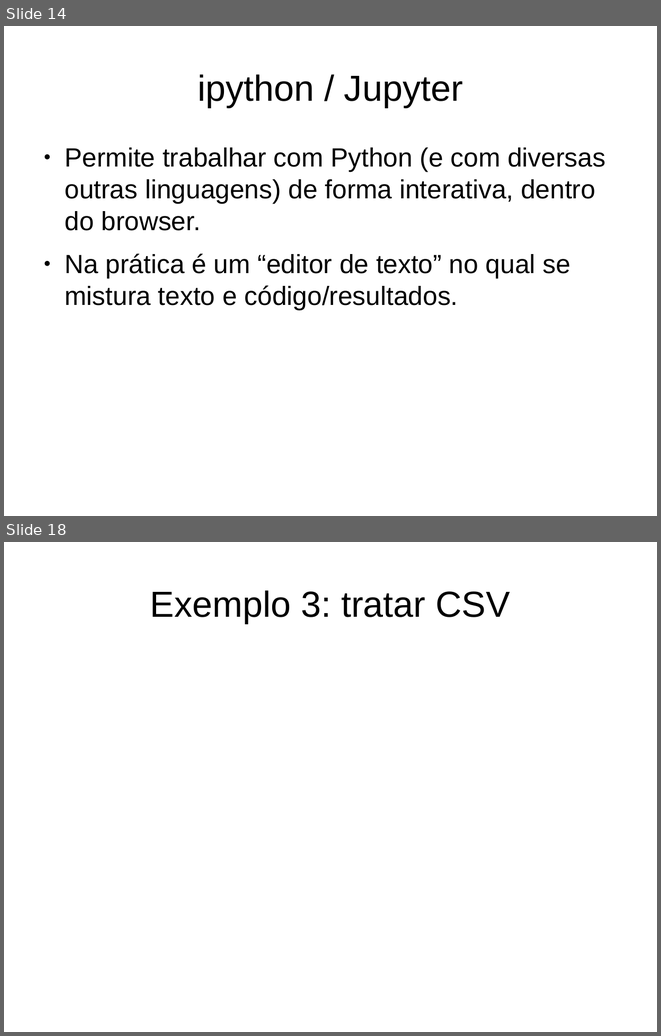
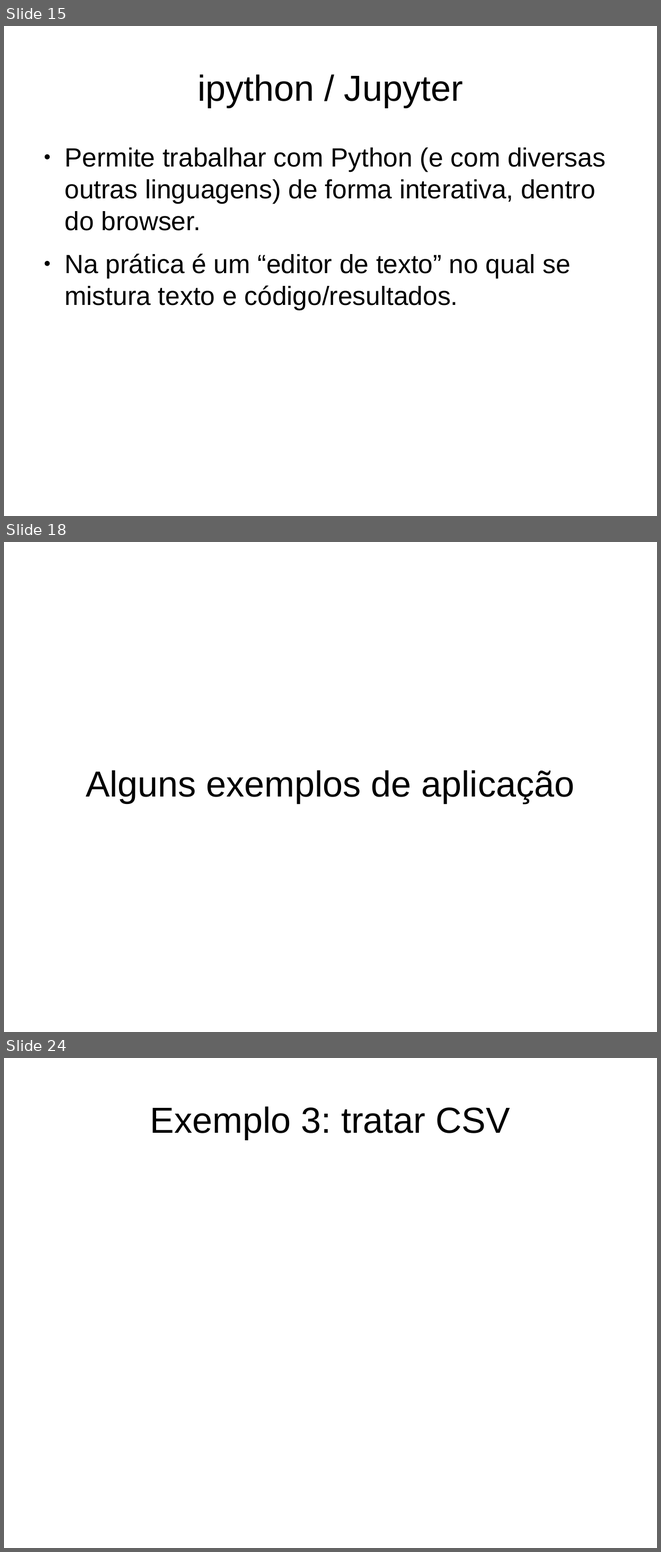
Before and after one commit to renanbirck/sfdsm-2015, a slide deck: Slides.odp. Shown one above the other, each under a label of ours: slides 14 and 18 before the commit, slides 15, 18 and 24 after it; the slides between them are not shown. The pictures are 661x1036 and 661x1552 pixels, drawn with LibreOffice and Linux fonts; fonts in the diff are those of the drawing. Boxes give left, top, right and bottom in pixels: in the first picture for what was removed or moved away, otherwise in the second. Text is boxed around its words. In the diff, an @@ line names an element or a change of style, - is before the commit and + after.

```diff
--- a/Slides.odp
+++ b/Slides.odp
@@ slide 18 added at (x1=4, y1=542, x2=657, y2=1032), background #FFFFFF @@
@@ title added at (x1=86, y1=770, x2=574, y2=803), 44 pt, text #000000 @@
+Alguns exemplos de aplicação
@@ what was slide 14 is now slide 15 @@
@@ what was slide 18 is now slide 24 @@
```
Also in this commit, not shown: 8 slides changed, 5 other slides added, 1 other file.
